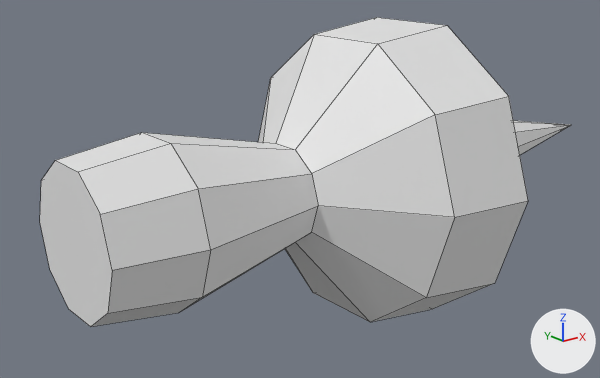
An edit to the FBX model Assets/Models/Garage/tack.fbx, drawn before and after from the same camera.
The view is the same before and after, from a camera (50 mm lens) standing at (-0.01578, -0.01494, 0.006) and looking at (-0.00287, 0.0012, -0.00046). The axes (+X, +Y, +Z) are drawn at lower right. The lights are the same throughout. Mesh edges are drawn as thin lines. Where no turn or scale is listed for an object, it has been applied to the vertices.

The first picture shows 'tack'.
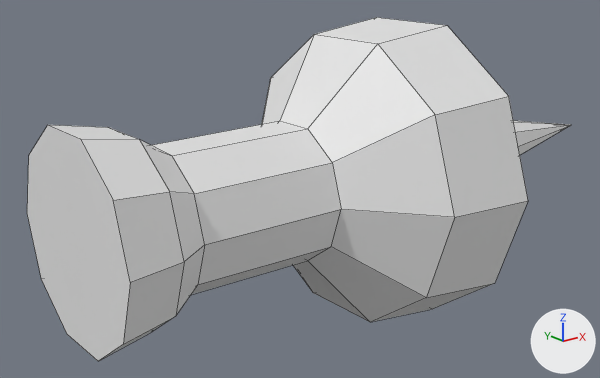
Changed parts and their boxes [x1, y1, x2, y2] in the pictures (600 x 378 px):
```json
{"object": "tack", "change": "reshaped", "before": [40, 17, 571, 327], "after": [27, 17, 571, 361], "on screen": "11% taller"}
{"part": 1, "of": "me_cylinder", "change": "built on", "before": [40, 38, 445, 327], "after": [27, 38, 445, 361]}
```

Edits to the scene script, one JSON object a line:
```json
{"block": "me_cylinder", "where": "# used by ob_tack; location = (0.0, 0.0, 0.0)"}
{"op": "remove", "block": "me_cylinder", "code": "me_cylinder.from_pydata(...)  # 61 vertices, 52 faces; spans x -0.0096..0.0073, y -0.004..0.004, z -0.0038..0.0038"}
{"op": "add", "block": "me_cylinder", "code": "me_cylinder.from_pydata(...)  # 71 vertices, 62 faces; spans x -0.0096..0.0073, y -0.004..0.004, z -0.0038..0.0038"}
{"block": "me_cylinder", "change": "me_cylinder part 1"}
{"block": "me_cylinder", "change": "10 faces are deleted"}
{"block": "me_cylinder", "change": "30 vertices move from x -0.0096..-0.0043, y -0.002..0.002, z -0.0019..0.0019 to x -0.0096..-0.004, y -0.0024..0.0024, z -0.0023..0.0023"}
{"block": "me_cylinder", "change": "10 vertices are added at x -0.0084, y -0.0022..0.0022, z -0.0021..0.0021"}
{"block": "me_cylinder", "change": "20 new faces join them"}
```
